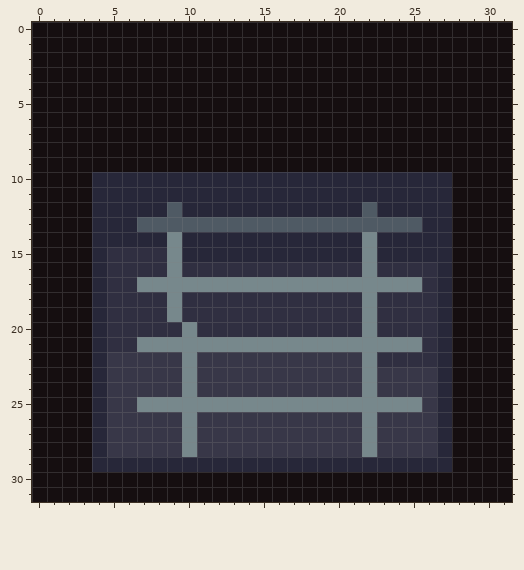
Pixel-art sprite -- scene/exit/exit.png. This is how it looked before the edit.
The file is 32x32 pixels. Colours within 5 levels of each other are drawn and written as one.
After:
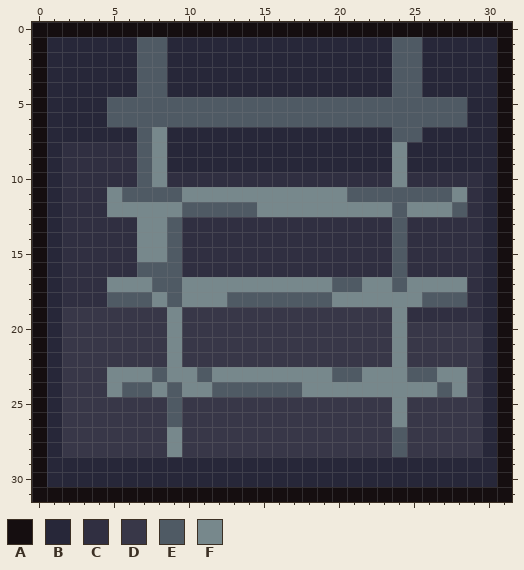
Palette (. is transparent): A #150e10  B #272739  C #302f41  D #383748  E #4f5a64  F #77888c
What changed:
Changed rows in their new state; - is an unchanged pixel.
first column x 1:
 1 BBBBBBEEBBBBBBBBBBBBBBBEEBBBBB
 2 BBBBBBEEBBBBBBBBBBBBBBBEEBBBBB
 3 BBBBBBEEBBBBBBBBBBBBBBBEEBBBBB
 4 BBBBBBEEBBBBBBBBBBBBBBBEEBBBBB
 5 BBBBEEEEEEEEEEEEEEEEEEEEEEEEBB
 6 BBBBEEEEEEEEEEEEEEEEEEEEEEEEBB
 7 BBBBBBEFBBBBBBBBBBBBBBBEEBBBBB
 8 BCCCCCEFBBBBBBBBBBBBBBBFBBBBBB
 9 BCCCCCEFBBBBBBBBBBBBBBBFBBBBBB
10 BCCCCCEFCCCCCCCCCCCCCCCFCCCCCB
11 BCCCFEEEEFFFFFFFFFFFEEEEEEEFCB
12 BCCCFFFFFEEEEEFFFFFFFFFEFFFECB
13 BCCCCCFF-CCCCCCCCCCCCCC-CCCCCB
14 BCCCCCFFECCCCCCCCCCCCCCECCCCCB
15 BCCC--FFECCCCCCCCCCCCCCECCCCCB
16 BCCC--EEE------------C-E--CCCB
17 BCCCFF-EE----------EE--E-FFFCB
18 BCCCEEEFEFFFEEEEEEEFF-FFFEEECB
19 BDDDDDDD-DDDDDDDDDDDDDDF--CCCB
20 BDDDDDDDFDDDDDDDDDDDDDDFDDDDDB
21 BDDDDDDD-DDDDDDDDDDDDDD-DDDDDB
22 BDDD----FD-----------DDFDDDDDB
23 BDDDFFFEF-EFFFFFFFFEE-FFEEFFDB
24 BDDDFEEFE-FEEEEEEFFFF-FFFFEFDB
25 BDDD--DDEDDDDDDDDDDDDDD-D-DDDB
26 BDDD----ED-----------D-F--DDDB
27 BDDD----FD-----------D-E--DDDB
28 BDDD----FD-----------D-E--DDDB
29 BBB------------------------BBB
30 BBBBBBBBBBBBBBBBBBBBBBBBBBBBBB
